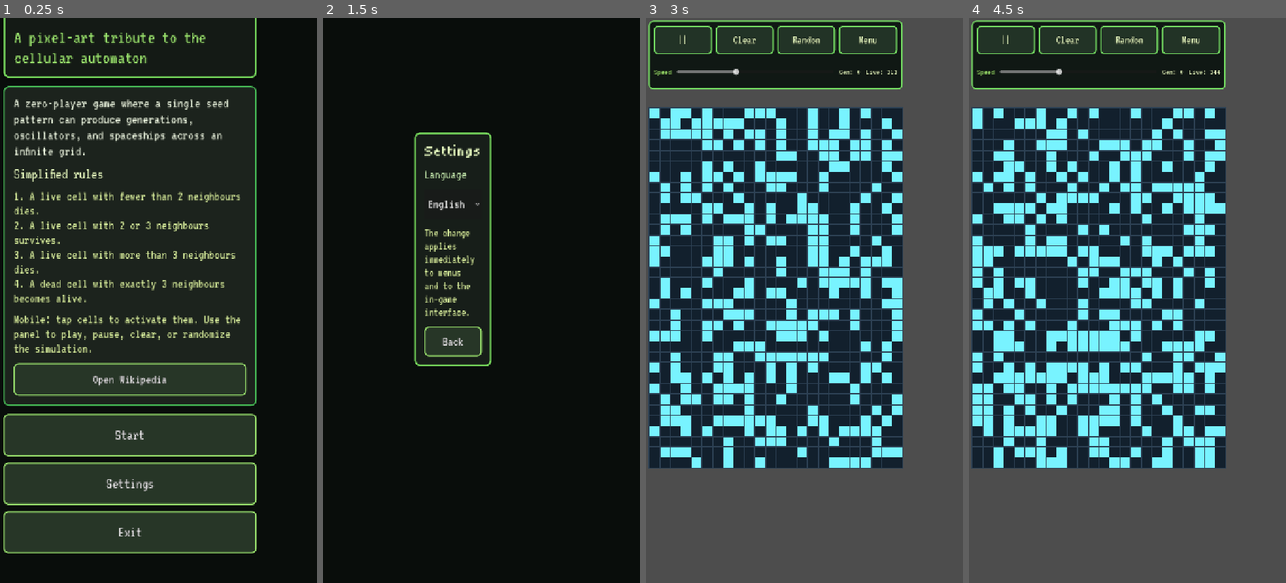
Above: before the commit, frames 1-4 (left to right).
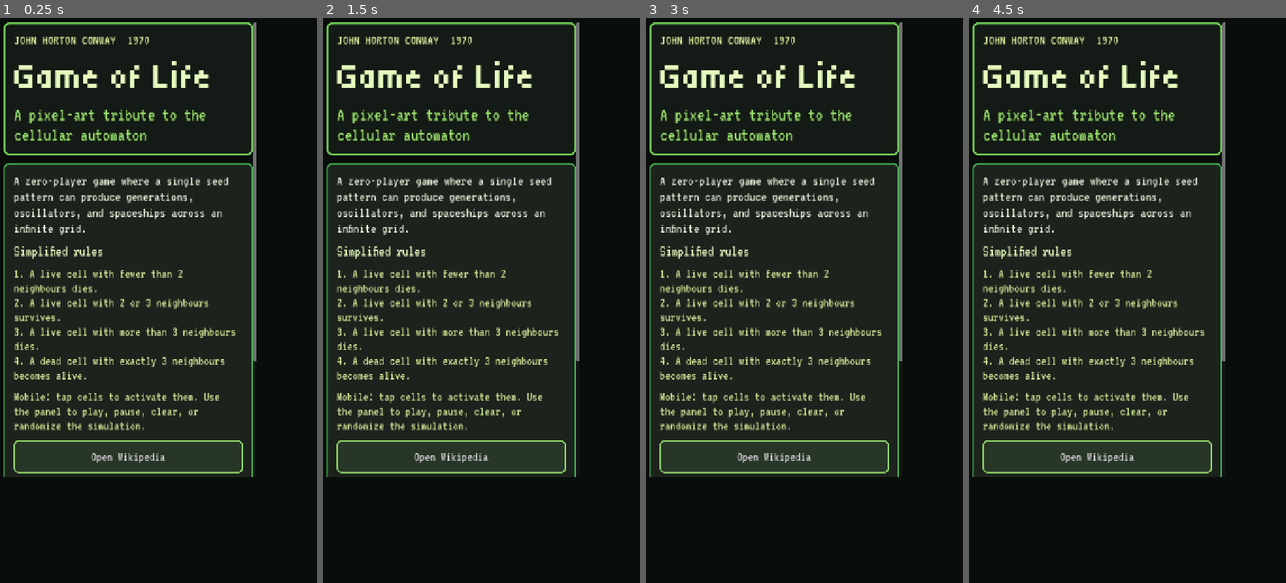
Above: after the commit, the same moments.

Repository: eidast/demo-godot
Game: Godot game, scene res://welcome.tscn
Two runs of this game, one before a commit and one after it. Both use one fixed random seed, a clock stepped at 60 frames per second and the inputs below.
Inputs (mouse positions are in pixels of both pictures, inside the frame that each line leads up to):
- Up to frame 1 (0.25 s): no input
- Up to frame 2 (1.5 s): click "Open Wikipedia" at 0.5 s; click "Settings" at 1.25 s
- Up to frame 3 (3 s): click (775, 340) at 2 s, where only the run before the commit has a clickable "Back"; click "Start" at 2.75 s
- Up to frame 4 (4.5 s): click (1190, 40) at 3.5 s, where only the run before the commit has a clickable "Menu"; click "Start" at 4.25 s

The runs differ from the first frame. In frame 1, 28% of the frame differs, in the area x 1-82%, y 0-95%; in frame 2, 17%; in frame 3, 75%; in frame 4, 76%, in the area x 0-100%, y 0-100%.

Commit message:
Make welcome screen responsive for small phones

Diff:
--- a/scripts/WelcomeScreen.gd
+++ b/scripts/WelcomeScreen.gd
@@ -3,17 +3,23 @@
 const CONWAY_REFERENCE_URL := "https://en.wikipedia.org/wiki/Conway%27s_Game_of_Life"
 
 @onready var root_margin: MarginContainer = $Background/MarginContainer
-@onready var era_label: Label = $Background/MarginContainer/ContentColumn/HeroPanel/HeroMargin/HeroColumn/EraLabel
-@onready var title_label: Label = $Background/MarginContainer/ContentColumn/HeroPanel/HeroMargin/HeroColumn/TitleLabel
-@onready var subtitle_label: Label = $Background/MarginContainer/ContentColumn/HeroPanel/HeroMargin/HeroColumn/SubtitleLabel
-@onready var description_label: Label = $Background/MarginContainer/ContentColumn/InfoPanel/InfoMargin/InfoColumn/DescriptionLabel
-@onready var rules_title_label: Label = $Background/MarginContainer/ContentColumn/InfoPanel/InfoMargin/InfoColumn/RulesTitleLabel
-@onready var rules_body_label: Label = $Background/MarginContainer/ContentColumn/InfoPanel/InfoMargin/InfoColumn/RulesBodyLabel
-@onready var controls_label: Label = $Background/MarginContainer/ContentColumn/InfoPanel/InfoMargin/InfoColumn/ControlsLabel
-@onready var reference_button: Button = $Background/MarginContainer/ContentColumn/InfoPanel/InfoMargin/InfoColumn/ReferenceButton
-@onready var start_button: Button = $Background/MarginContainer/ContentColumn/ButtonsColumn/StartButton
-@onready var settings_button: Button = $Background/MarginContainer/ContentColumn/ButtonsColumn/SettingsButton
-@onready var exit_button: Button = $Background/MarginContainer/ContentColumn/ButtonsColumn/ExitButton
+@onready var scroll_container: ScrollContainer = $Background/MarginContainer/ScrollContainer
+@onready var content_column: VBoxContainer = $Background/MarginContainer/ScrollContainer/ContentColumn
+@onready var hero_panel: PanelContainer = $Background/MarginContainer/ScrollContainer/ContentColumn/HeroPanel
+@onready var hero_margin: MarginContainer = $Background/MarginContainer/ScrollContainer/ContentColumn/HeroPanel/HeroMargin
+@onready var info_margin: MarginContainer = $Background/MarginContainer/ScrollContainer/ContentColumn/InfoPanel/InfoMargin
+@onready var buttons_column: VBoxContainer = $Background/MarginContainer/ScrollContainer/ContentColumn/ButtonsColumn
+@onready var era_label: Label = $Background/MarginContainer/ScrollContainer/ContentColumn/HeroPanel/HeroMargin/HeroColumn/EraLabel
+@onready var title_label: Label = $Background/MarginContainer/ScrollContainer/ContentColumn/HeroPanel/HeroMargin/HeroColumn/TitleLabel
+@onready var subtitle_label: Label = $Background/MarginContainer/ScrollContainer/ContentColumn/HeroPanel/HeroMargin/HeroColumn/SubtitleLabel
+@onready var description_label: Label = $Background/MarginContainer/ScrollContainer/ContentColumn/InfoPanel/InfoMargin/InfoColumn/DescriptionLabel
+@onready var rules_title_label: Label = $Background/MarginContainer/ScrollContainer/ContentColumn/InfoPanel/InfoMargin/InfoColumn/RulesTitleLabel
+@onready var rules_body_label: Label = $Background/MarginContainer/ScrollContainer/ContentColumn/InfoPanel/InfoMargin/InfoColumn/RulesBodyLabel
+@onready var controls_label: Label = $Background/MarginContainer/ScrollContainer/ContentColumn/InfoPanel/InfoMargin/InfoColumn/ControlsLabel
+@onready var reference_button: Button = $Background/MarginContainer/ScrollContainer/ContentColumn/InfoPanel/InfoMargin/InfoColumn/ReferenceButton
+@onready var start_button: Button = $Background/MarginContainer/ScrollContainer/ContentColumn/ButtonsColumn/StartButton
+@onready var settings_button: Button = $Background/MarginContainer/ScrollContainer/ContentColumn/ButtonsColumn/SettingsButton
+@onready var exit_button: Button = $Background/MarginContainer/ScrollContainer/ContentColumn/ButtonsColumn/ExitButton
 
 
 func _ready() -> void:
@@ -23,6 +29,7 @@
 	reference_button.pressed.connect(_on_reference_button_pressed)
 	get_viewport().size_changed.connect(_apply_safe_area)
 	_apply_safe_area()
+	_apply_compact_layout()
 	_refresh_texts()
 
 
@@ -59,6 +66,41 @@
 	root_margin.add_theme_constant_override("margin_top", max(10, int(ceil(insets["top"] * 0.5)) + 2))
 	root_margin.add_theme_constant_override("margin_right", max(8, int(ceil(insets["right"] * 0.5)) + 2))
 	root_margin.add_theme_constant_override("margin_bottom", max(10, int(ceil(insets["bottom"] * 0.5)) + 2))
+	_apply_compact_layout()
+
+
+func _apply_compact_layout() -> void:
+	var viewport_height: float = get_viewport_rect().size.y
+	var compact: bool = viewport_height < 860.0
+	var tight: bool = viewport_height < 760.0
+
+	content_column.add_theme_constant_override("separation", 12 if compact else 18)
+	buttons_column.add_theme_constant_override("separation", 10 if compact else 14)
+	hero_margin.add_theme_constant_override("margin_left", 16 if compact else 20)
+	hero_margin.add_theme_constant_override("margin_top", 16 if compact else 20)
+	hero_margin.add_theme_constant_override("margin_right", 16 if compact else 20)
+	hero_margin.add_theme_constant_override("margin_bottom", 16 if compact else 20)
+	info_margin.add_theme_constant_override("margin_left", 16 if compact else 20)
+	info_margin.add_theme_constant_override("margin_top", 16 if compact else 20)
+	info_margin.add_theme_constant_override("margin_right", 16 if compact else 20)
+	info_margin.add_theme_constant_override("margin_bottom", 16 if compact else 20)
+	hero_panel.custom_minimum_size = Vector2(0, 236 if tight else (256 if compact else 292))
+	reference_button.custom_minimum_size = Vector2(0, 62 if tight else (68 if compact else 74))
+	start_button.custom_minimum_size = Vector2(0, 78 if tight else (84 if compact else 96))
+	settings_button.custom_minimum_size = Vector2(0, 78 if tight else (84 if compact else 96))
+	exit_button.custom_minimum_size = Vector2(0, 78 if tight else (84 if compact else 96))
+
+	era_label.add_theme_font_size_override("font_size", 26 if tight else (28 if compact else 32))
+	title_label.add_theme_font_size_override("font_size", 66 if tight else (74 if compact else 84))
+	subtitle_label.add_theme_font_size_override("font_size", 34 if tight else (38 if compact else 42))
+	description_label.add_theme_font_size_override("font_size", 26 if tight else (28 if compact else 32))
+	rules_title_label.add_theme_font_size_override("font_size", 30 if tight else (32 if compact else 34))
+	rules_body_label.add_theme_font_size_override("font_size", 24 if tight else (26 if compact else 30))
+	controls_label.add_theme_font_size_override("font_size", 24 if tight else (26 if compact else 30))
+	reference_button.add_theme_font_size_override("font_size", 24 if tight else (26 if compact else 30))
+	start_button.add_theme_font_size_override("font_size", 28 if tight else (30 if compact else 34))
+	settings_button.add_theme_font_size_override("font_size", 28 if tight else (30 if compact else 34))
+	exit_button.add_theme_font_size_override("font_size", 28 if tight else (30 if compact else 34))
 
 
 func _on_exit_button_pressed() -> void:
--- a/welcome.tscn
+++ b/welcome.tscn
@@ -108,28 +108,35 @@
 theme_override_constants/margin_right = 24
 theme_override_constants/margin_bottom = 24
 
-[node name="ContentColumn" type="VBoxContainer" parent="Background/MarginContainer"]
-layout_mode = 2
+[node name="ScrollContainer" type="ScrollContainer" parent="Background/MarginContainer"]
+layout_mode = 2
+size_flags_horizontal = 3
+size_flags_vertical = 3
+horizontal_scroll_mode = 0
+
+[node name="ContentColumn" type="VBoxContainer" parent="Background/MarginContainer/ScrollContainer"]
+layout_mode = 2
+size_flags_horizontal = 3
 size_flags_vertical = 3
 theme_override_constants/separation = 18
 
-[node name="HeroPanel" type="PanelContainer" parent="Background/MarginContainer/ContentColumn"]
+[node name="HeroPanel" type="PanelContainer" parent="Background/MarginContainer/ScrollContainer/ContentColumn"]
 custom_minimum_size = Vector2(0, 292)
 layout_mode = 2
 theme_override_styles/panel = SubResource("StyleBoxFlat_hero")
 
-[node name="HeroMargin" type="MarginContainer" parent="Background/MarginContainer/ContentColumn/HeroPanel"]
+[node name="HeroMargin" type="MarginContainer" parent="Background/MarginContainer/ScrollContainer/ContentColumn/HeroPanel"]
 layout_mode = 2
 theme_override_constants/margin_left = 20
 theme_override_constants/margin_top = 20
 theme_override_constants/margin_right = 20
 theme_override_constants/margin_bottom = 20
 
-[node name="HeroColumn" type="VBoxContainer" parent="Background/MarginContainer/ContentColumn/HeroPanel/HeroMargin"]
+[node name="HeroColumn" type="VBoxContainer" parent="Background/MarginContainer/ScrollContainer/ContentColumn/HeroPanel/HeroMargin"]
 layout_mode = 2
 theme_override_constants/separation = 18
 
-[node name="EraLabel" type="Label" parent="Background/MarginContainer/ContentColumn/HeroPanel/HeroMargin/HeroColumn"]
+[node name="EraLabel" type="Label" parent="Background/MarginContainer/ScrollContainer/ContentColumn/HeroPanel/HeroMargin/HeroColumn"]
 layout_mode = 2
 theme_override_fonts/font = ExtResource("3_font_body")
 theme_override_font_sizes/font_size = 32
@@ -137,14 +144,14 @@
 modulate = Color(0.839216, 0.92549, 0.611765, 1)
 text = "JOHN HORTON CONWAY  1970"
 
-[node name="TitleLabel" type="Label" parent="Background/MarginContainer/ContentColumn/HeroPanel/HeroMargin/HeroColumn"]
+[node name="TitleLabel" type="Label" parent="Background/MarginContainer/ScrollContainer/ContentColumn/HeroPanel/HeroMargin/HeroColumn"]
 layout_mode = 2
 theme_override_fonts/font = ExtResource("2_font")
 theme_override_font_sizes/font_size = 84
 modulate = Color(0.905882, 0.980392, 0.74902, 1)
 text = "Game of Life"
 
-[node name="SubtitleLabel" type="Label" parent="Background/MarginContainer/ContentColumn/HeroPanel/HeroMargin/HeroColumn"]
+[node name="SubtitleLabel" type="Label" parent="Background/MarginContainer/ScrollContainer/ContentColumn/HeroPanel/HeroMargin/HeroColumn"]
 layout_mode = 2
 theme_override_fonts/font = ExtResource("3_font_body")
 theme_override_font_sizes/font_size = 42
@@ -153,23 +160,23 @@
 text = "A pixel-art tribute to the cellular automaton"
 autowrap_mode = 3
 
-[node name="InfoPanel" type="PanelContainer" parent="Background/MarginContainer/ContentColumn"]
+[node name="InfoPanel" type="PanelContainer" parent="Background/MarginContainer/ScrollContainer/ContentColumn"]
 layout_mode = 2
 size_flags_vertical = 3
 theme_override_styles/panel = SubResource("StyleBoxFlat_info")
 
-[node name="InfoMargin" type="MarginContainer" parent="Background/MarginContainer/ContentColumn/InfoPanel"]
+[node name="InfoMargin" type="MarginContainer" parent="Background/MarginContainer/ScrollContainer/ContentColumn/InfoPanel"]
 layout_mode = 2
 theme_override_constants/margin_left = 20
 theme_override_constants/margin_top = 20
 theme_override_constants/margin_right = 20
 theme_override_constants/margin_bottom = 20
 
-[node name="InfoColumn" type="VBoxContainer" parent="Background/MarginContainer/ContentColumn/InfoPanel/InfoMargin"]
+[node name="InfoColumn" type="VBoxContainer" parent="Background/MarginContainer/ScrollContainer/ContentColumn/InfoPanel/InfoMargin"]
 layout_mode = 2
 theme_override_constants/separation = 18
 
-[node name="DescriptionLabel" type="Label" parent="Background/MarginContainer/ContentColumn/InfoPanel/InfoMargin/InfoColumn"]
+[node name="DescriptionLabel" type="Label" parent="Background/MarginContainer/ScrollContainer/ContentColumn/InfoPanel/InfoMargin/InfoColumn"]
 layout_mode = 2
 theme_override_fonts/font = ExtResource("3_font_body")
 theme_override_font_sizes/font_size = 32
@@ -178,7 +185,7 @@
 text = "A zero-player game where a single seed pattern can produce generations, oscillators, and spaceships across an infinite grid."
 autowrap_mode = 3
 
-[node name="RulesTitleLabel" type="Label" parent="Background/MarginContainer/ContentColumn/InfoPanel/InfoMargin/InfoColumn"]
+[node name="RulesTitleLabel" type="Label" parent="Background/MarginContainer/ScrollContainer/ContentColumn/InfoPanel/InfoMargin/InfoColumn"]
 layout_mode = 2
 theme_override_fonts/font = ExtResource("3_font_body")
 theme_override_font_sizes/font_size = 34
@@ -186,7 +193,7 @@
 modulate = Color(0.905882, 0.980392, 0.74902, 1)
 text = "Simplified rules"
 
-[node name="RulesBodyLabel" type="Label" parent="Background/MarginContainer/ContentColumn/InfoPanel/InfoMargin/InfoColumn"]
+[node name="RulesBodyLabel" type="Label" parent="Background/MarginContainer/ScrollContainer/ContentColumn/InfoPanel/InfoMargin/InfoColumn"]
 layout_mode = 2
 theme_override_fonts/font = ExtResource("3_font_body")
 theme_override_font_sizes/font_size = 30
@@ -195,7 +202,7 @@
 text = "1. A live cell with fewer than 2 neighbours dies.\n2. A live cell with 2 or 3 neighbours survives.\n3. A live cell with more than 3 neighbours dies.\n4. A dead cell with exactly 3 neighbours becomes alive."
 autowrap_mode = 3
 
-[node name="ControlsLabel" type="Label" parent="Background/MarginContainer/ContentColumn/InfoPanel/InfoMargin/InfoColumn"]
+[node name="ControlsLabel" type="Label" parent="Background/MarginContainer/ScrollContainer/ContentColumn/InfoPanel/InfoMargin/InfoColumn"]
 layout_mode = 2
 theme_override_fonts/font = ExtResource("3_font_body")
 theme_override_font_sizes/font_size = 30
@@ -204,7 +211,7 @@
 text = "Mobile: tap cells to activate them. Use the panel to play, pause, clear, or randomize the simulation."
 autowrap_mode = 3
 
-[node name="ReferenceButton" type="Button" parent="Background/MarginContainer/ContentColumn/InfoPanel/InfoMargin/InfoColumn"]
+[node name="ReferenceButton" type="Button" parent="Background/MarginContainer/ScrollContainer/ContentColumn/InfoPanel/InfoMargin/InfoColumn"]
 custom_minimum_size = Vector2(0, 74)
 layout_mode = 2
 size_flags_horizontal = 3
@@ -217,11 +224,11 @@
 theme_override_styles/focus = SubResource("StyleBoxFlat_button_hover")
 text = "Open Wikipedia"
 
-[node name="ButtonsColumn" type="VBoxContainer" parent="Background/MarginContainer/ContentColumn"]
+[node name="ButtonsColumn" type="VBoxContainer" parent="Background/MarginContainer/ScrollContainer/ContentColumn"]
 layout_mode = 2
 theme_override_constants/separation = 14
 
-[node name="StartButton" type="Button" parent="Background/MarginContainer/ContentColumn/ButtonsColumn"]
+[node name="StartButton" type="Button" parent="Background/MarginContainer/ScrollContainer/ContentColumn/ButtonsColumn"]
 custom_minimum_size = Vector2(0, 96)
 layout_mode = 2
 size_flags_horizontal = 3
@@ -234,7 +241,7 @@
 theme_override_styles/focus = SubResource("StyleBoxFlat_button_hover")
 text = "Start"
 
-[node name="SettingsButton" type="Button" parent="Background/MarginContainer/ContentColumn/ButtonsColumn"]
+[node name="SettingsButton" type="Button" parent="Background/MarginContainer/ScrollContainer/ContentColumn/ButtonsColumn"]
 custom_minimum_size = Vector2(0, 96)
 layout_mode = 2
 size_flags_horizontal = 3
@@ -247,7 +254,7 @@
 theme_override_styles/focus = SubResource("StyleBoxFlat_button_hover")
 text = "Settings"
 
-[node name="ExitButton" type="Button" parent="Background/MarginContainer/ContentColumn/ButtonsColumn"]
+[node name="ExitButton" type="Button" parent="Background/MarginContainer/ScrollContainer/ContentColumn/ButtonsColumn"]
 custom_minimum_size = Vector2(0, 96)
 layout_mode = 2
 size_flags_horizontal = 3
